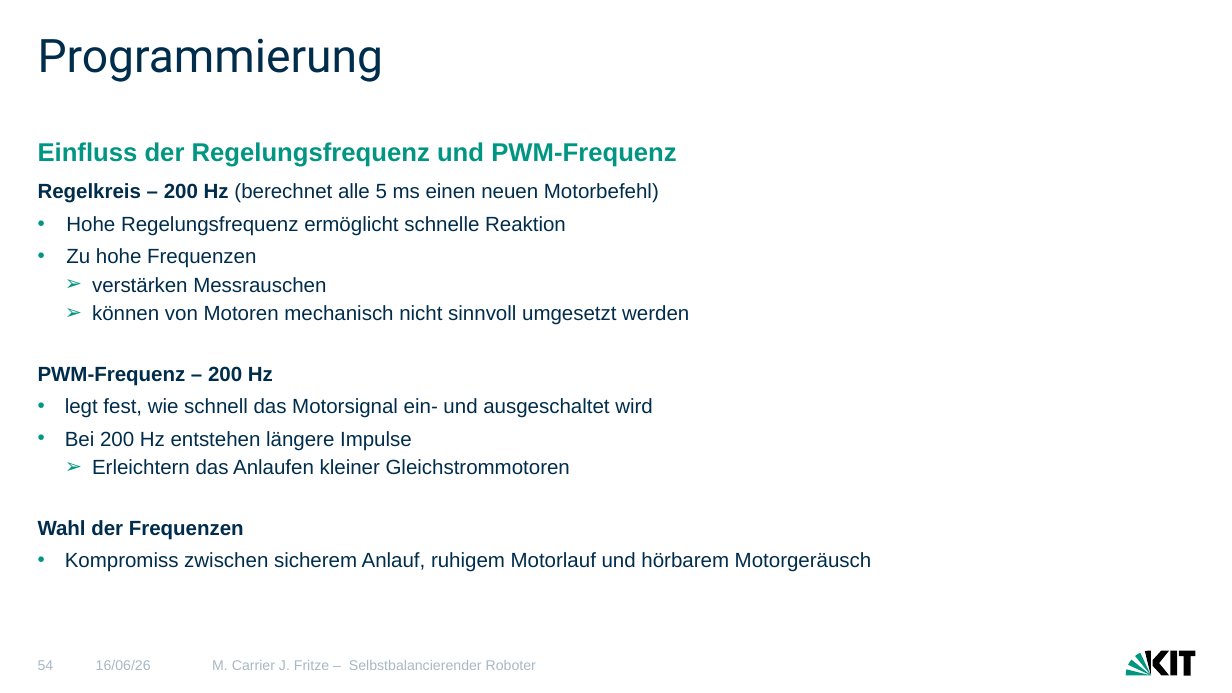
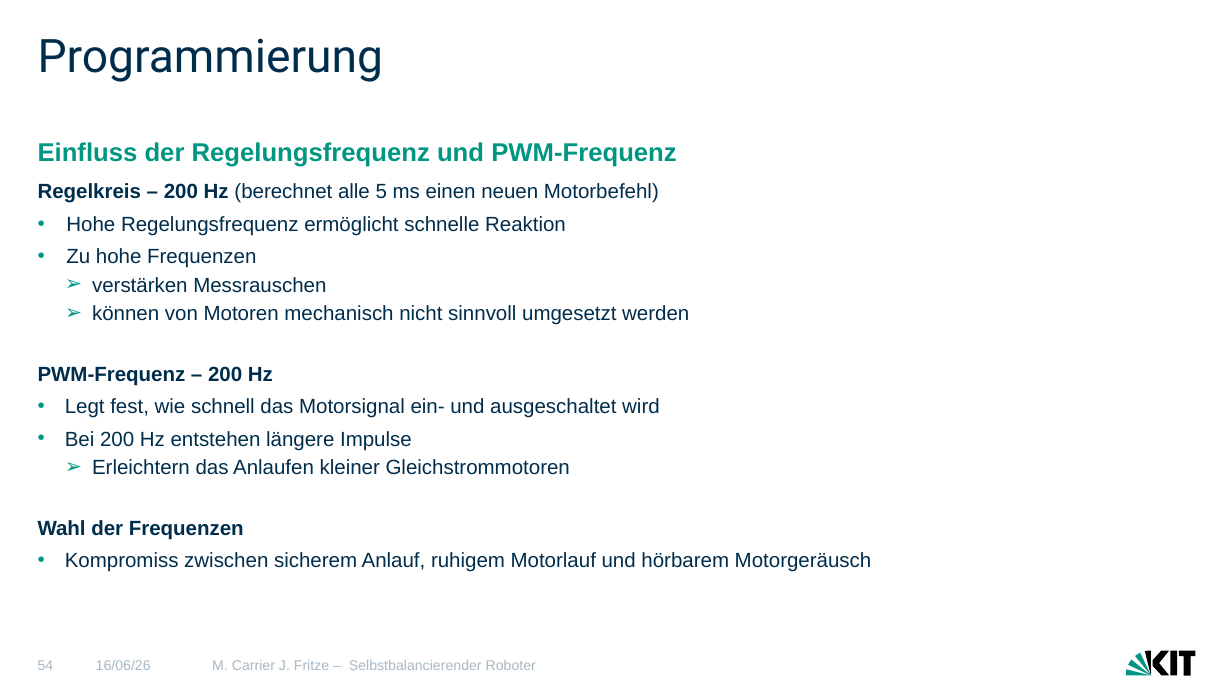
Before and after one commit to MCITBA/Lok_Prak_Rob, a slide deck: slide 54 of Finale_Präsentation_erw.pptx. Drawn at 1232x693 pixels with LibreOffice and Linux fonts; fonts in the diff are those of the drawing. Boxes give left, top, right and bottom in pixels: in the first picture for what was removed or moved away, otherwise in the second. Text is boxed around its words. In the diff, an @@ line names an element or a change of style, - is before the commit and + after.

```diff
--- a/Finale_Präsentation_erw.pptx
+++ b/Finale_Präsentation_erw.pptx
@@ text at [65, 398, 660, 418]: text changed @@
-    • legt fest, wie schnell das Motorsignal ein- und ausgeschaltet wird
+    • Legt fest, wie schnell das Motorsignal ein- und ausgeschaltet wird
```
Also in this commit, not shown: 2 other slides changed.
